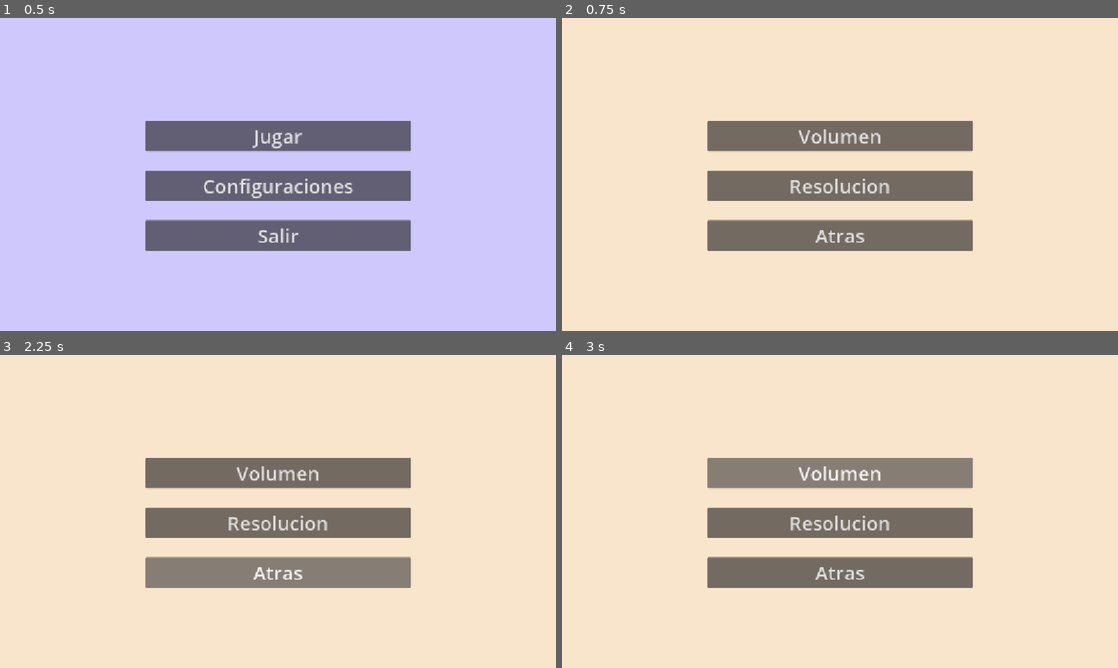
Above: before the commit, frames 1-4 (two rows, left to right).
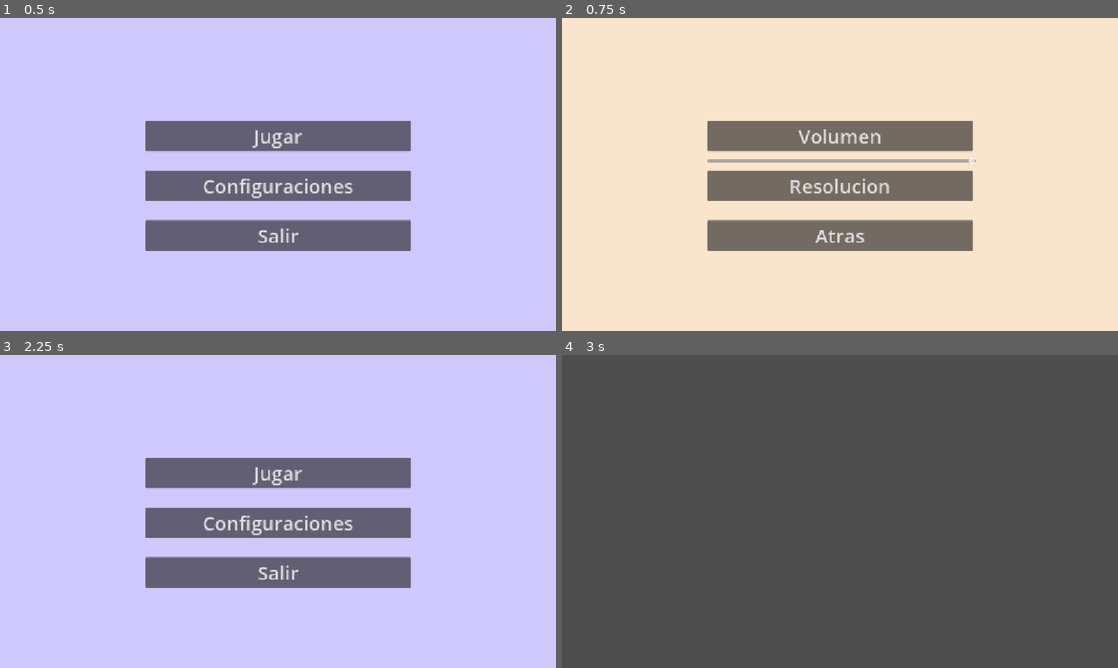
Above: after the commit, the same moments.

Repository: Bakudi/Jam_Juniperdev-spin
Game: Godot game, scene res://Scenes/menu.tscn
Two runs of this game, one before a commit and one after it. Both use one fixed random seed, a clock stepped at 60 frames per second and the inputs below. The project has no main scene, so this scene is started directly.
Inputs:
- Up to frame 1 (0.5 s): no input
- Up to frame 2 (0.75 s): click "Configuraciones" at 0.5 s
- Up to frame 3 (2.25 s): click "Resolucion" at 1.25 s; click "Atras" at 2 s
- Up to frame 4 (3 s): click "Volumen" (after the commit: "Jugar") at 2.75 s

Frame 1 is identical in both runs. In frame 2, 0.5% of the frame differs, in the area x 26-75%, y 44-47%; in frame 3, 92%; in frame 4, 100%, in the area x 0-100%, y 0-100%.

Commit message:
add: musica funcional, mantenimiento entre escenas y medidor de volumen interno

Diff:
--- /dev/null
+++ b/Scenes/Musica.tscn
@@ -0,0 +1,6 @@
+[gd_scene format=3 uid="uid://caydp1ml24jw6"]
+
+[ext_resource type="Script" uid="uid://d1j45v0d75sht" path="res://Scenes/musica.gd" id="1_awlk7"]
+
+[node name="Musica" type="AudioStreamPlayer" unique_id=151292432]
+script = ExtResource("1_awlk7")
--- a/Scenes/Opciones.tscn
+++ b/Scenes/Opciones.tscn
@@ -1,4 +1,6 @@
 [gd_scene format=3 uid="uid://b7ax0bxlx666d"]
+
+[ext_resource type="Script" uid="uid://cg1at5iacgrev" path="res://Scenes/opciones.gd" id="1_28310"]
 
 [node name="Opciones" type="Control" unique_id=1406790848]
 layout_mode = 3
@@ -7,6 +9,7 @@
 anchor_bottom = 1.0
 grow_horizontal = 2
 grow_vertical = 2
+script = ExtResource("1_28310")
 
 [node name="ColorRect" type="ColorRect" parent="." unique_id=1630909050]
 layout_mode = 1
@@ -39,6 +42,15 @@
 text = "Volumen
 "
 
+[node name="HSlider" type="HSlider" parent="VBoxContainer/Volumen" unique_id=843853143]
+layout_mode = 0
+offset_top = 52.5
+offset_right = 556.0
+offset_bottom = 112.5
+max_value = 1.5
+step = 0.001
+value = 1.5
+
 [node name="Resolución" type="Button" parent="VBoxContainer" unique_id=196677414]
 layout_mode = 2
 theme_override_font_sizes/font_size = 40
@@ -50,6 +62,5 @@
 text = "Atras
 "
 
-[connection signal="pressed" from="VBoxContainer/Volumen" to="." method="_on_jugar_pressed"]
-[connection signal="pressed" from="VBoxContainer/Resolución" to="." method="_on_configuraciones_pressed"]
-[connection signal="pressed" from="VBoxContainer/Atras" to="." method="_on_salir_pressed"]
+[connection signal="value_changed" from="VBoxContainer/Volumen/HSlider" to="." method="_on_h_slider_value_changed"]
+[connection signal="pressed" from="VBoxContainer/Atras" to="." method="_on_atras_pressed"]
--- a/Scenes/menu.gd
+++ b/Scenes/menu.gd
@@ -1,9 +1,8 @@
 extends Control
-
 
 # Called when the node enters the scene tree for the first time.
 func _ready() -> void:
-	pass # Replace with function body.
+	Musica.play_music_level()
 
 
 # Called every frame. 'delta' is the elapsed time since the previous frame.
--- /dev/null
+++ b/Scenes/musica.gd
@@ -0,0 +1,15 @@
+extends AudioStreamPlayer
+
+const musica = preload("res://Assets/Bakudi test/The Amazing Digital Circus - Main Theme.mp3")
+
+func _play_music(music: AudioStream, volume = 0.0):
+	if stream == music:
+		return
+
+	stream = music
+	volume_db = volume
+	play()
+
+
+func play_music_level():
+	_play_music(musica)
--- /dev/null
+++ b/Scenes/opciones.gd
@@ -0,0 +1,19 @@
+extends Control
+
+
+# Called when the node enters the scene tree for the first time.
+func _ready() -> void:
+	pass
+
+
+# Called every frame. 'delta' is the elapsed time since the previous frame.
+func _process(delta: float) -> void:
+	pass
+
+
+func _on_h_slider_value_changed(value: float) -> void:
+	AudioServer.set_bus_volume_db(AudioServer.get_bus_index("Master"),linear_to_db(value))
+
+
+func _on_atras_pressed() -> void:
+	get_tree().change_scene_to_file("res://Scenes/menu.tscn")
--- a/project.godot
+++ b/project.godot
@@ -13,6 +13,10 @@
 config/name="Nuevo Proyecto de Juego"
 config/features=PackedStringArray("4.7", "Mobile")
 config/icon="res://icon.svg"
+
+[autoload]
+
+Musica="*uid://caydp1ml24jw6"
 
 [display]
 
Not shown, added: Assets/Bakudi test/The Amazing Digital Circus - Main Theme.mp3.import
Not shown, added: Scenes/musica.gd.uid
Not shown, added: Scenes/opciones.gd.uid
Not shown, added: Assets/Bakudi test/The Amazing Digital Circus - Main Theme.mp3
